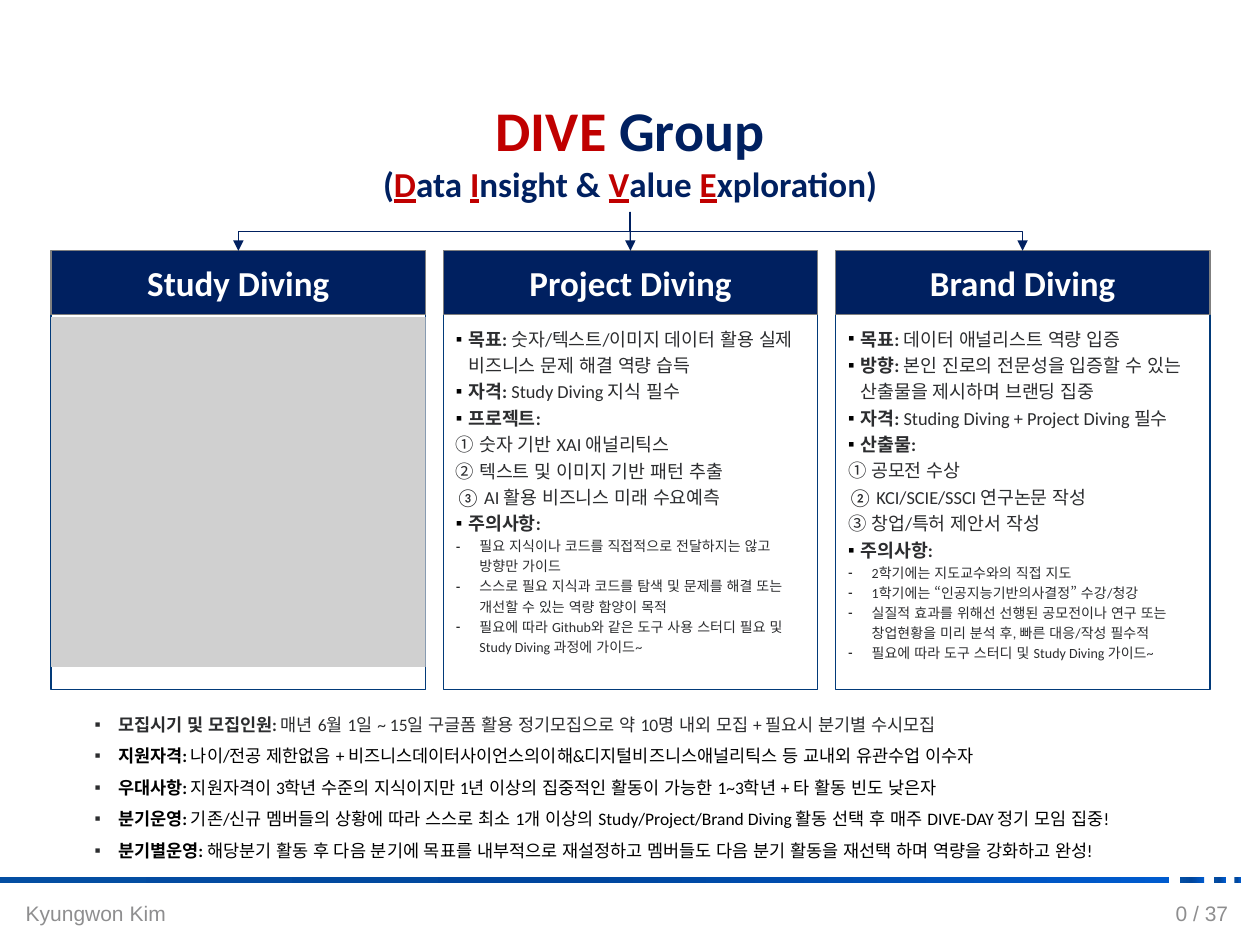
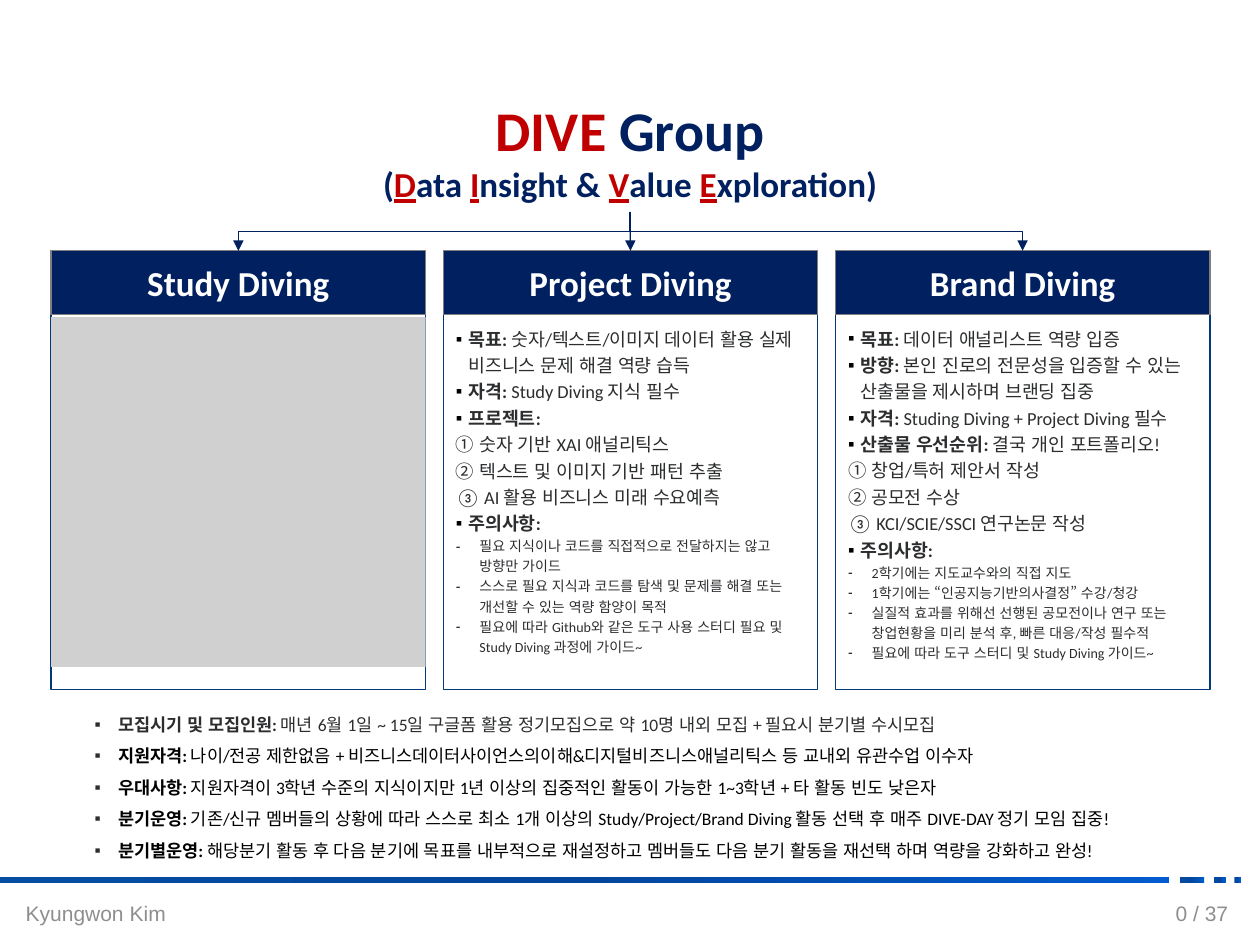
Before and after one commit to DataWizardd/DEBA-Research, a slide deck: slide 1 of [Document]/소개운영자료/[DIVE_운영방향_김경원교수].pptx. Drawn at 1260x945 pixels with LibreOffice and Linux fonts; fonts in the diff are those of the drawing; grey boxes stand for pictures; background and template pictures are left out. Boxes give left, top, right and bottom in pixels: in the first picture for what was removed or moved away, otherwise in the second. Text is boxed around its words. In the diff, an @@ line names an element or a change of style, - is before the commit and + after.

```diff
--- a/[Document]/소개운영자료/[DIVE_운영방향_김경원교수].pptx
+++ b/[Document]/소개운영자료/[DIVE_운영방향_김경원교수].pptx
@@ text at (x1=848, y1=435, x2=1160, y2=533): text changed @@
-▪ 산출물:
-① 공모전 수상
-② KCI/SCIE/SSCI 연구논문 작성
-③ 창업/특허 제안서 작성
+▪ 산출물 우선순위: 결국 개인 포트폴리오!
+① 창업/특허 제안서 작성
+② 공모전 수상
+③ KCI/SCIE/SSCI 연구논문 작성
```
Also in this commit, not shown: 1 other file.
